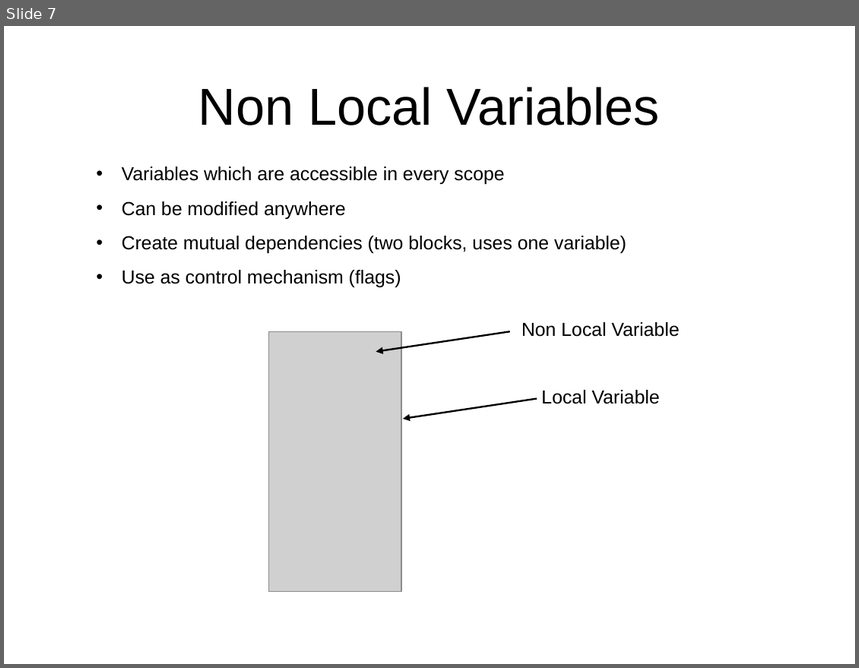
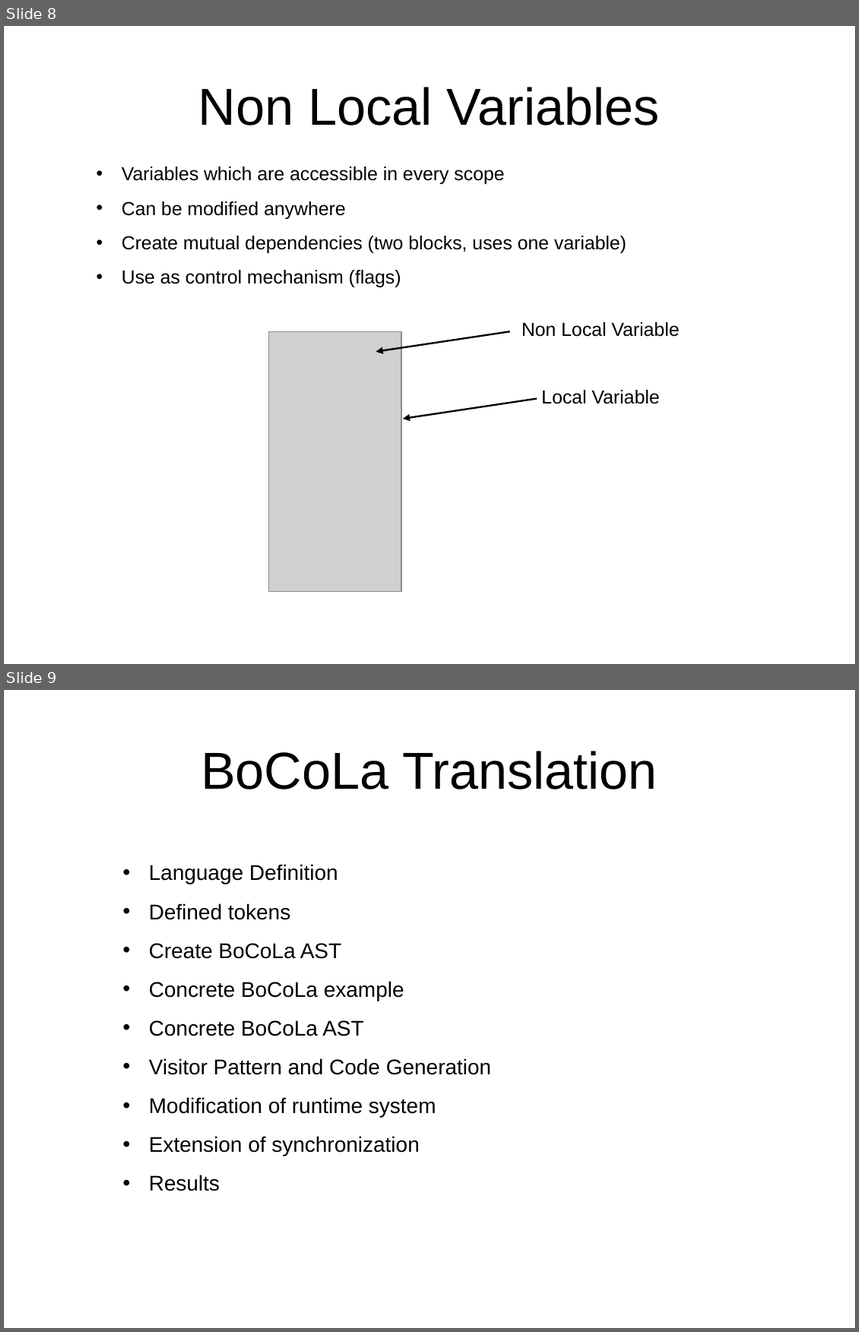
Before and after one commit to isurup/kalle-martin-group, a slide deck: SSE2/slides/2 Translation.ppt. Shown one above the other, each under a label of ours: slide 7 before the commit, slides 8 and 9 after it. The pictures are 859x668 and 859x1332 pixels, drawn with LibreOffice and Linux fonts; fonts in the diff are those of the drawing; grey boxes stand for pictures. Boxes give left, top, right and bottom in pixels: in the first picture for what was removed or moved away, otherwise in the second. Text is boxed around its words. In the diff, an @@ line names an element or a change of style, - is before the commit and + after.

```diff
--- a/SSE2/slides/2 Translation.ppt
+++ b/SSE2/slides/2 Translation.ppt
@@ slide 9 added at (x1=4, y1=690, x2=855, y2=1328), background #FFFFFF @@
@@ title added at (x1=201, y1=751, x2=658, y2=790), 44 pt, text #000000 @@
+BoCoLa Translation
@@ text added at (x1=149, y1=864, x2=491, y2=1192), 18 pt, text #000000 @@
+• Language Definition
+• Defined tokens
+• Create BoCoLa AST
+• Concrete BoCoLa example
+• Concrete BoCoLa AST
+• Visitor Pattern and Code Generation
+• Modification of runtime system
+• Extension of synchronization
+• Results
@@ what was slide 7 is now slide 8 @@
```
Also in this commit, not shown: 11 other slides added, 1 slide removed.
